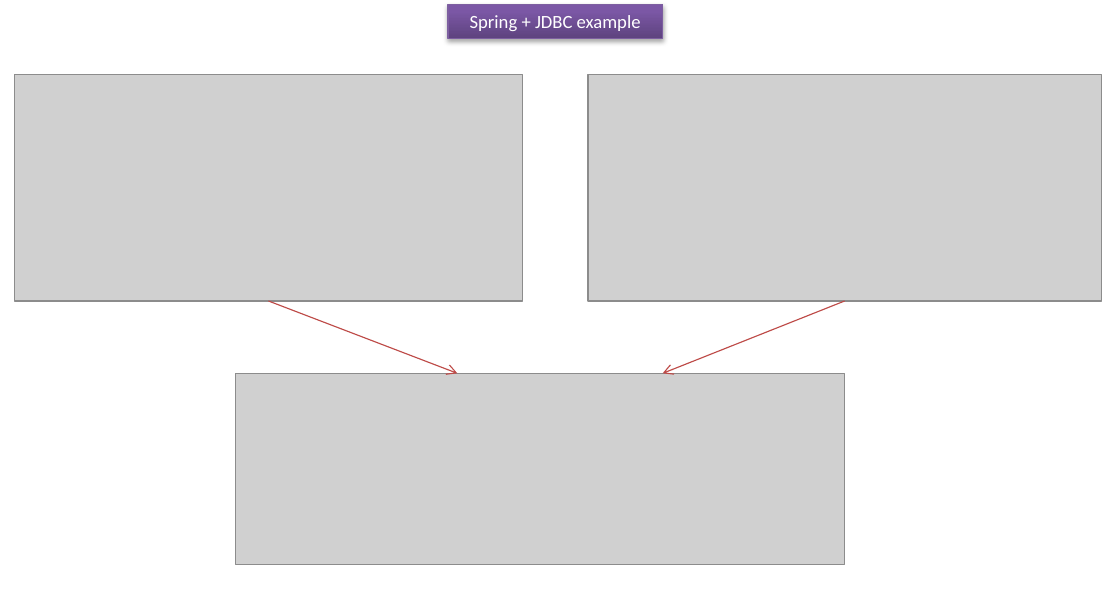
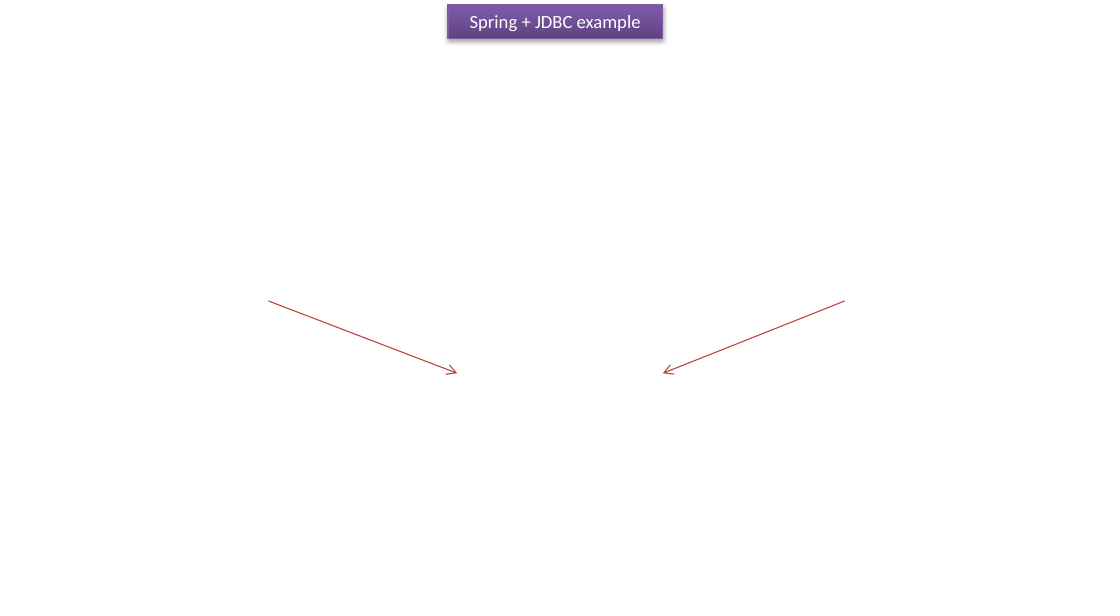
Before and after one commit to ramram43210/javaee, a slide deck: slide 5 of Later/Spring/11_Spring_JDBC_Support/2/Spring + JDBC example.pptx. Drawn at 1120x616 pixels with LibreOffice and Linux fonts; fonts in the diff are those of the drawing; grey boxes stand for pictures. Boxes give left, top, right and bottom in pixels: in the first picture for what was removed or moved away, otherwise in the second. Text is boxed around its words. In the diff, an @@ line names an element or a change of style, - is before the commit and + after.

```diff
--- a/Later/Spring/11_Spring_JDBC_Support/2/Spring + JDBC example.pptx
+++ b/Later/Spring/11_Spring_JDBC_Support/2/Spring + JDBC example.pptx
@@ picture removed at box(15, 75, 523, 301) @@
@@ picture removed at box(588, 75, 1101, 301) @@
@@ picture removed at box(235, 373, 844, 564) @@
```
Also in this commit, not shown: 25 other files.
